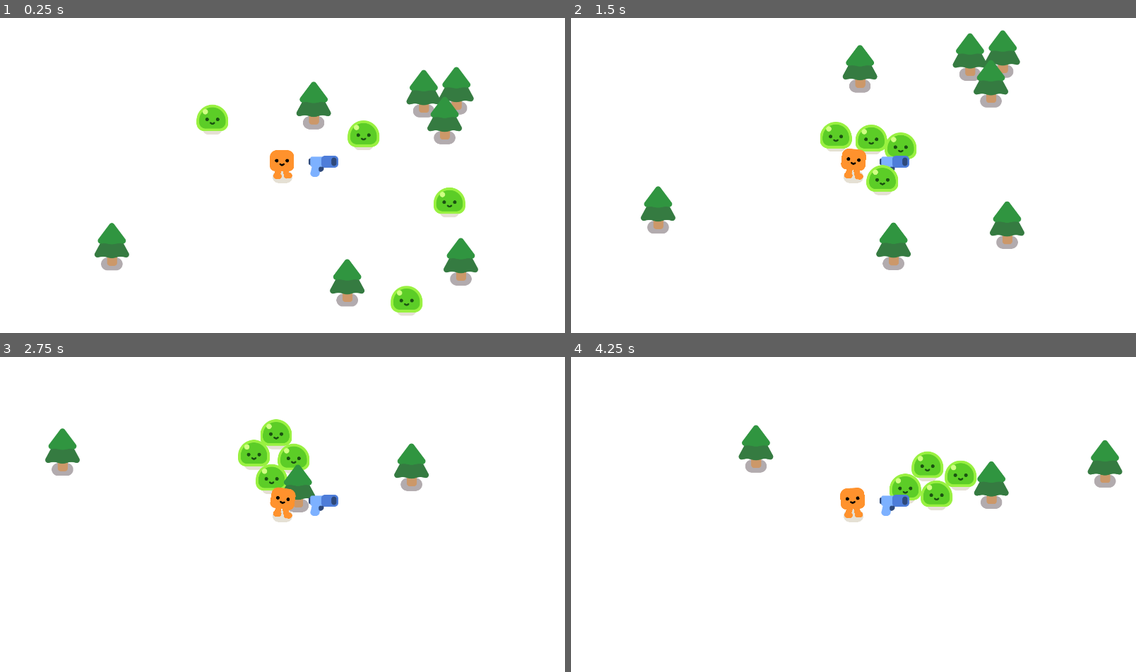
Above: before the commit, frames 1-4 (two rows, left to right).
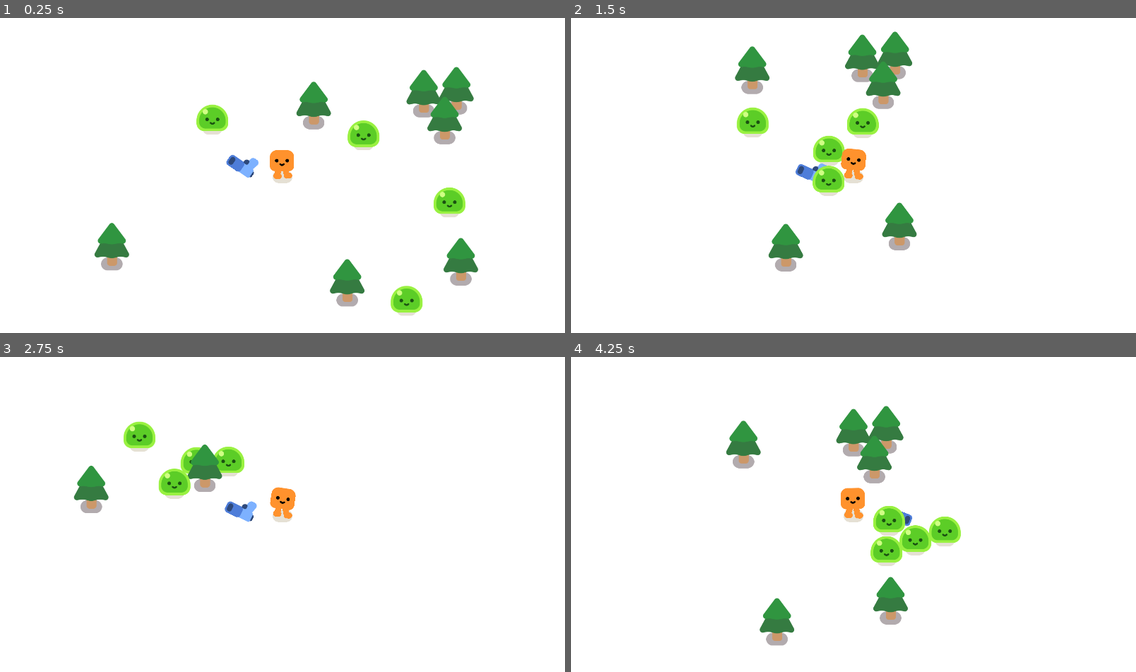
Above: after the commit, the same moments.

Repository: metallstas/2DGameGDQuest
Game: Godot game, scene res://Game/game.tscn
Two runs of this game, one before a commit and one after it. Both use one fixed random seed, a clock stepped at 60 frames per second and the inputs below.
Inputs:
- Up to frame 1 (0.25 s): no input
- Up to frame 2 (1.5 s): hold D (move_right) 0.53-1.28 s; hold S (move_down) from 1.28 s (still down)
- Up to frame 3 (2.75 s): release S (move_down) at 2.03 s; hold D (move_right) from 2.03 s (still down)
- Up to frame 4 (4.25 s): release D (move_right) at 2.78 s; hold W (move_up) 2.78-3.53 s; hold A (move_left) from 3.53 s (still down)

The runs differ from the first frame. In frame 1, 0.5% of the frame differs, in the area x 40-60%, y 43-51%; in frame 2, 10%, in the area x 12-81%, y 3-81%; in frame 3, 6.3%; in frame 4, 8.4%.

Commit message:
add bullet

Diff:
--- a/Enemies/enemy.tscn
+++ b/Enemies/enemy.tscn
@@ -7,6 +7,8 @@
 radius = 51.0098
 
 [node name="Enemy" type="CharacterBody2D"]
+collision_layer = 2
+collision_mask = 3
 script = ExtResource("1_bxkaj")
 
 [node name="Slime" parent="." instance=ExtResource("1_3ih25")]
--- /dev/null
+++ b/Guns/bullet.tscn
@@ -0,0 +1,19 @@
+[gd_scene load_steps=4 format=3 uid="uid://dnp6hbyd5uvb6"]
+
+[ext_resource type="Script" uid="uid://bngobeuup8p4y" path="res://bullet.gd" id="1_bbomo"]
+[ext_resource type="Texture2D" uid="uid://dftkbqwsfd68r" path="res://assets/pistol/projectile.png" id="2_vniag"]
+
+[sub_resource type="CircleShape2D" id="CircleShape2D_7gc6u"]
+radius = 16.0312
+
+[node name="Bullet" type="Area2D"]
+collision_layer = 0
+collision_mask = 3
+script = ExtResource("1_bbomo")
+
+[node name="Projectile" type="Sprite2D" parent="."]
+position = Vector2(-11, 0)
+texture = ExtResource("2_vniag")
+
+[node name="CollisionShape2D" type="CollisionShape2D" parent="."]
+shape = SubResource("CircleShape2D_7gc6u")
--- a/Guns/gun.gd
+++ b/Guns/gun.gd
@@ -1 +1,7 @@
 extends Area2D
+
+func _physics_process(delta: float) -> void:
+	var enemies_in_range = get_overlapping_bodies()
+	if enemies_in_range.size() > 0:
+		var target_enemie = enemies_in_range[0]
+		look_at(target_enemie.global_position)
--- a/Guns/gun.tscn
+++ b/Guns/gun.tscn
@@ -4,9 +4,11 @@
 [ext_resource type="Texture2D" uid="uid://cswb5do8rrj7q" path="res://assets/pistol/pistol.png" id="1_mtpkl"]
 
 [sub_resource type="CircleShape2D" id="CircleShape2D_2b3y3"]
-radius = 642.038
+radius = 599.021
 
 [node name="Gun" type="Area2D"]
+collision_layer = 0
+collision_mask = 2
 script = ExtResource("1_2b3y3")
 
 [node name="CollisionShape2D" type="CollisionShape2D" parent="."]
--- /dev/null
+++ b/bullet.gd
@@ -0,0 +1,9 @@
+extends Area2D
+
+var travelled_distance := 0.0
+
+func _physics_process(delta: float) -> void:
+	const SPEED := 1000.0
+	const RANGE = 1200
+	var direction = Vector2.RIGHT.rotated(rotation)
+	position += direction * SPEED * delta
Not shown, added: bullet.gd.uid
